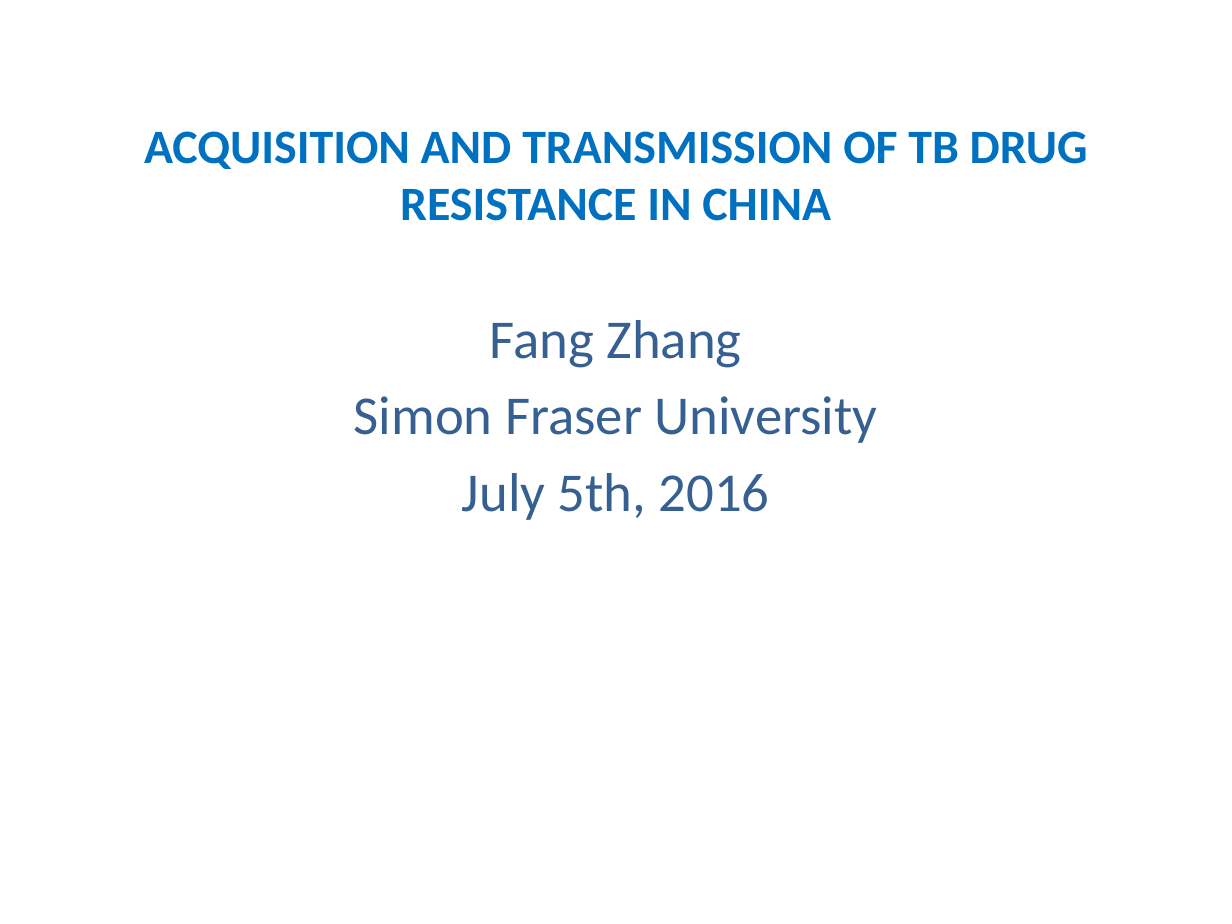
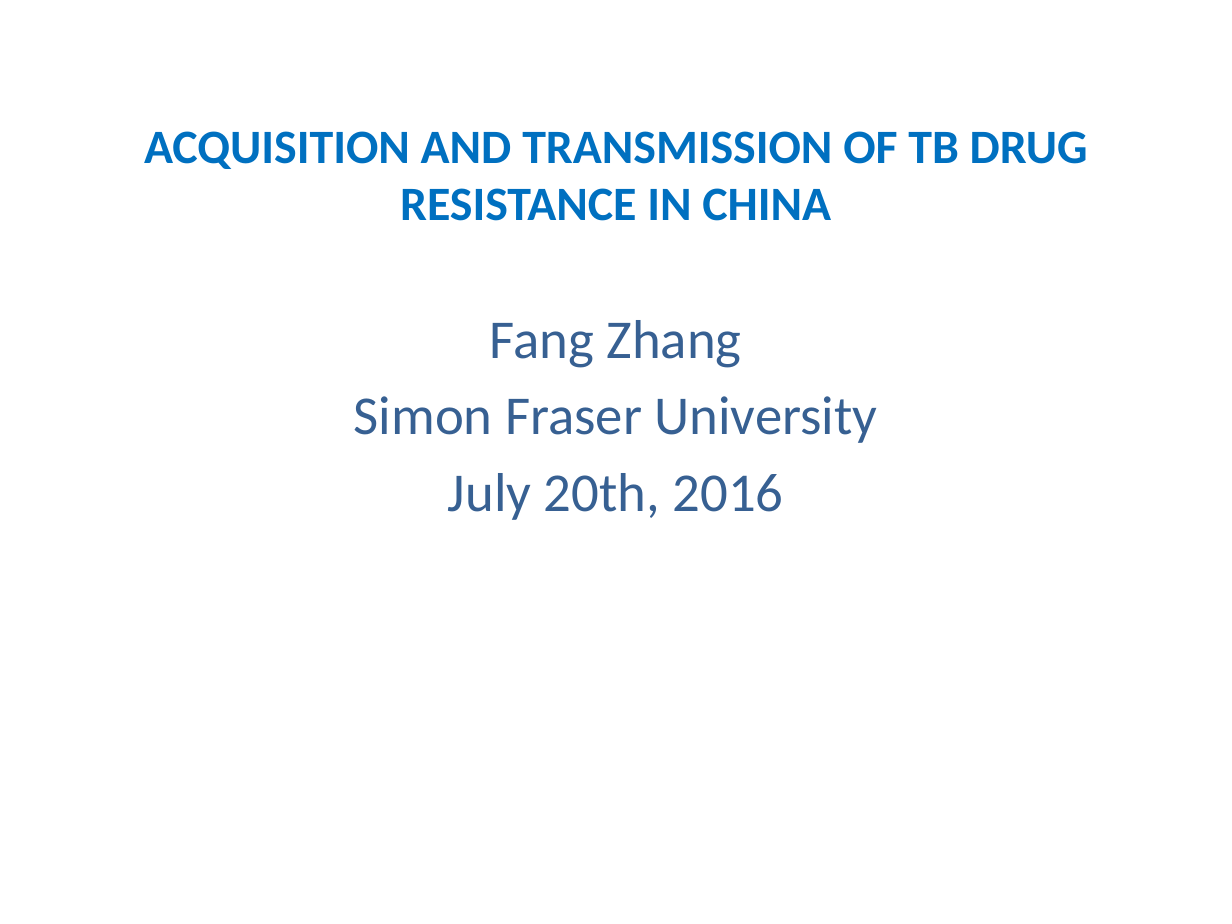
Before and after one commit to zhangfang615/Tuberculosis, a slide deck: slide 1 of 20160705.pptx. Drawn at 1232x924 pixels with LibreOffice and Linux fonts; fonts in the diff are those of the drawing. Boxes give left, top, right and bottom in pixels: in the first picture for what was removed or moved away, otherwise in the second. Text is boxed around its words. In the diff, an @@ line names an element or a change of style, - is before the commit and + after.

```diff
--- a/20160705.pptx
+++ b/20160705.pptx
@@ subtitle at (x1=448, y1=473, x2=784, y2=520): text changed @@
-July 5th, 2016
+July 20th, 2016
```
Also in this commit, not shown: 4 other slides changed, 8 slides added.
